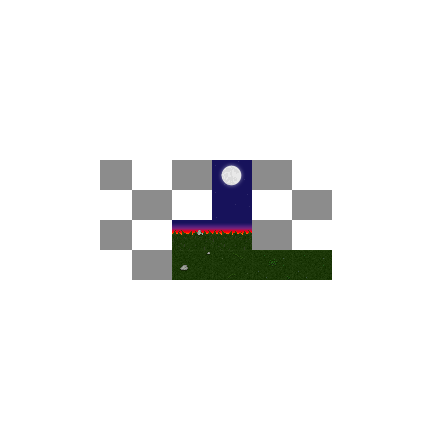
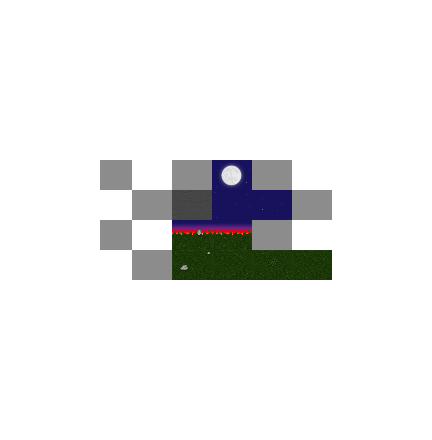
Two versions of the same layered image (432×440). Layer-by-layer changes:
painted on "Calque 59" (2nd of 2, in "ground V.02" › "grass plant") over left=260, top=252, right=284, bottom=274
painted on "Calque 58" (2nd of 2, in "ground V.02" › "grass plant") over left=258, top=253, right=288, bottom=278
added layer "Calque 70" (20%) in group "grass rock" over left=175, top=253, right=193, bottom=269
added layer "Calque 71" (9%) in group "ground top" over left=224, top=237, right=246, bottom=249
added layer "Calque 72" (18%) in group "ground top rock" over left=179, top=234, right=206, bottom=248
added group "sky night 2" with 3 layers in group "ground V.02" over left=252, top=190, right=292, bottom=220
added layer "Calque 29" (4th of 7, in "ground V.02" › "sky night 2") (10%) in group "sky night 2" over left=262, top=198, right=290, bottom=220
added layer "Calque 28" (4th of 9, in "ground V.02" › "sky night 2") in group "sky night 2" over left=252, top=190, right=292, bottom=220
added group "sky cloud" with 5 layers in group "ground V.02" over left=172, top=190, right=212, bottom=220
added layer "Calque 68" in group "sky cloud" over left=172, top=191, right=212, bottom=217
added layer "Calque 69" (11%) in group "sky cloud" over left=172, top=194, right=212, bottom=219
added layer "Calque 66 copie" in group "sky cloud" over left=172, top=190, right=212, bottom=220
painted on "Calque 29 copie" (1st of 2, in "ground V.02" › "sky moon") over left=215, top=161, right=250, bottom=187
